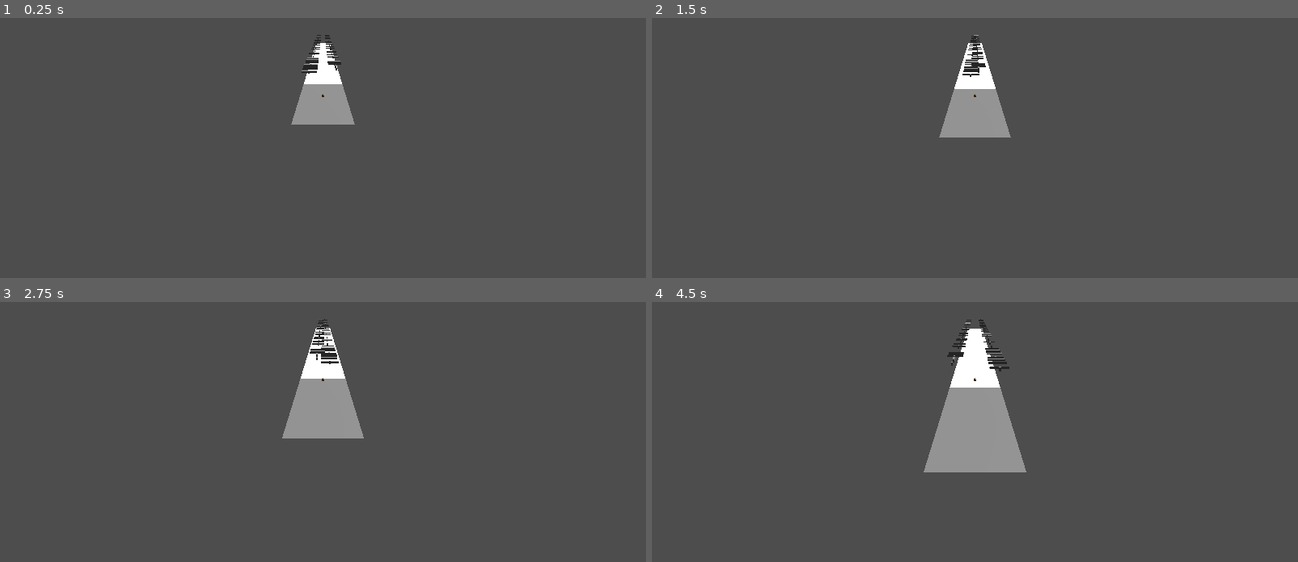
Above: before the commit, frames 1-4 (two rows, left to right).
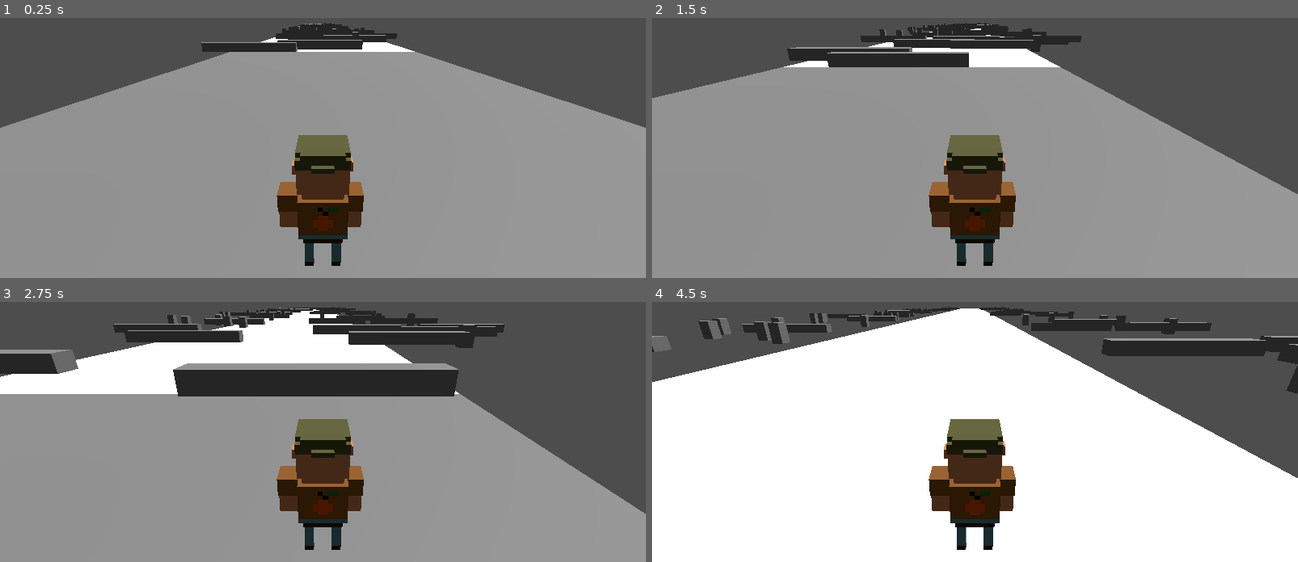
Above: after the commit, the same moments.

Repository: g-h-o-s-t-studio/across-the-roads
Game: Godot game, scene res://Levels/Main.tscn
The game is run twice, just before and just after one commit, with the same random seed, the same clock (stepped at 60 frames per second) and the same inputs.
Inputs:
- Up to frame 1 (0.25 s): no input
- Up to frame 2 (1.5 s): tap Enter (ui_accept) at 0.5, 0.77 s; hold Right (ui_right) 0.53-1.28 s; hold Left (ui_left) from 1.28 s (still down)
- Up to frame 3 (2.75 s): tap Enter (ui_accept) at 1.52 s; release Left (ui_left) at 2.03 s; hold Right (ui_right) from 2.03 s (still down)
- Up to frame 4 (4.5 s): tap Enter (ui_accept) at 3.02, 3.77 s; release Right (ui_right) at 3.53 s; hold Left (ui_left) from 3.53 s (still down)

The runs differ from the first frame. In frame 1, 77% of the frame differs, in the area x 0-100%, y 1-100%; in frame 2, 74%; in frame 3, 75%; in frame 4, 79%.

Commit message:
Fix obstacle's generation, add player left/right movement

Diff:
--- a/Levels/GameController.gd
+++ b/Levels/GameController.gd
@@ -5,6 +5,7 @@
 const TILE_SCENE: PackedScene = preload("res://Levels/Shared/Tile.tscn")
 var number_tiles: int = 1
 var tiles: Array[Object] = []
+
 
 func _ready() -> void:
 	for i in range(MAP_SIZE):
@@ -18,7 +19,7 @@
 
 
 func spawn_tile() -> void:
-	var new_tile: Object = TILE_SCENE.instantiate()
+	var new_tile: Node3D = TILE_SCENE.instantiate()
 	new_tile.position = Vector3(number_tiles * TILE_SIZE, 0, 0)
 	number_tiles += 1
 	add_child(new_tile)
--- a/Levels/Player.tscn
+++ b/Levels/Player.tscn
@@ -18,4 +18,4 @@
 transform = Transform3D(-0.6, 0, -5.24537e-08, 0, 0.6, 0, 5.24537e-08, 0, -0.6, 0, 0, 0)
 
 [node name="Camera3D" type="Camera3D" parent="."]
-transform = Transform3D(1, 0, 0, 0, 0.952662, 0.304033, 0, -0.304033, 0.952662, 0, 30.9486, 94.7619)
+transform = Transform3D(1, 0, 0, 0, 0.952662, 0.304033, 0, -0.304033, 0.952662, 0, 3.144, 2.44)
--- a/Levels/Shared/Tile.tscn
+++ b/Levels/Shared/Tile.tscn
@@ -16,12 +16,12 @@
 
 [node name="Tile" type="StaticBody3D" parent="."]
 
-[node name="MeshInstance3D" type="MeshInstance3D" parent="Tile"]
+[node name="Mesh" type="MeshInstance3D" parent="Tile"]
 mesh = SubResource("PlaneMesh_77md0")
 skeleton = NodePath("")
 
-[node name="CollisionShape3D" type="CollisionShape3D" parent="Tile"]
+[node name="Collision" type="CollisionShape3D" parent="Tile"]
 shape = SubResource("BoxShape3D_w1t44")
 
-[node name="RayCast3D" type="RayCast3D" parent="."]
+[node name="RayCast" type="RayCast3D" parent="."]
 target_position = Vector3(0, 0, 0)
--- a/Scripts/Player.gd
+++ b/Scripts/Player.gd
@@ -11,5 +11,12 @@
 	if Input.is_action_just_pressed("ui_accept") and is_on_floor():
 		velocity.y = JUMP_VELOCITY
 
-	position.x += SPEED * delta
+	var direction: Vector3 = Vector3(1, 0, 0)
+	if Input.is_action_pressed("ui_left"):
+		direction.z -= 1
+	if Input.is_action_pressed("ui_right"):
+		direction.z += 1
+
+	velocity.x = direction.x * SPEED
+	velocity.z = direction.z * SPEED
 	move_and_slide()
--- a/Scripts/Tile.gd
+++ b/Scripts/Tile.gd
@@ -8,24 +8,32 @@
 const MIN_AMOUNT_OBS: int = 10
 const MAX_AMOUNT_OBS: int = 25
 const MAX_OBSTACLE_POSITION: int = 30
+@onready var mesh: PlaneMesh = $Tile/Mesh.mesh
 @onready var right_to_left: Node = Node.new()
 @onready var left_to_right: Node = Node.new()
-@onready var raycast: RayCast3D = $RayCast3D
-#
-# TODO: Fix bug with raycast
-# можно получать начальную позицию тайла по иксу и конечную их их использовать
-# в функции рандома
-#
+@onready var raycast: RayCast3D = $RayCast
+
+
 func _ready() -> void:
 	add_child(right_to_left)
 	add_child(left_to_right)
 	spawn_obstacles(randi_range(MIN_AMOUNT_OBS, MAX_AMOUNT_OBS))
 
 
-func get_spawn_position(z: int) -> Vector3:
-	raycast.position = Vector3(randf_range(position.x, position.x * 2), 0, z)
+func get_spawn_vector() -> Vector3:
+	var half_x: float = mesh.size.x / 2
+	var half_y: float = mesh.size.y / 2
+	return Vector3(
+		randf_range(position.x - half_x, position.x + half_x),
+		0,
+		randf_range(position.y - half_y, position.y + half_y)
+	)
+
+
+func get_spawn_position() -> Vector3:
+	raycast.position = get_spawn_vector()
 	while raycast.is_colliding():
-		raycast.position = Vector3(randf_range(position.x, position.x * 2), 0, z)
+		raycast.position = get_spawn_vector()
 	return raycast.position
 
 
@@ -34,10 +42,10 @@
 		var obs: Object = OBSTACLES[randi() % OBSTACLES.size() - 1].instantiate()
 
 		if randi() % 2 == 0:
-			obs.position = get_spawn_position(-10)
+			obs.position = get_spawn_position()
 			right_to_left.add_child(obs)
 		else:
-			obs.position = get_spawn_position(10)
+			obs.position = get_spawn_position()
 			left_to_right.add_child(obs)
 
 
@@ -51,6 +59,7 @@
 			left_to_right.remove_child(obstacle)
 			right_to_left.add_child(obstacle)
 
+
 func _process(delta: float) -> void:
 	for obs in right_to_left.get_children():
 		move_obstacle(obs, OBSTACLE_SPEED * delta)
